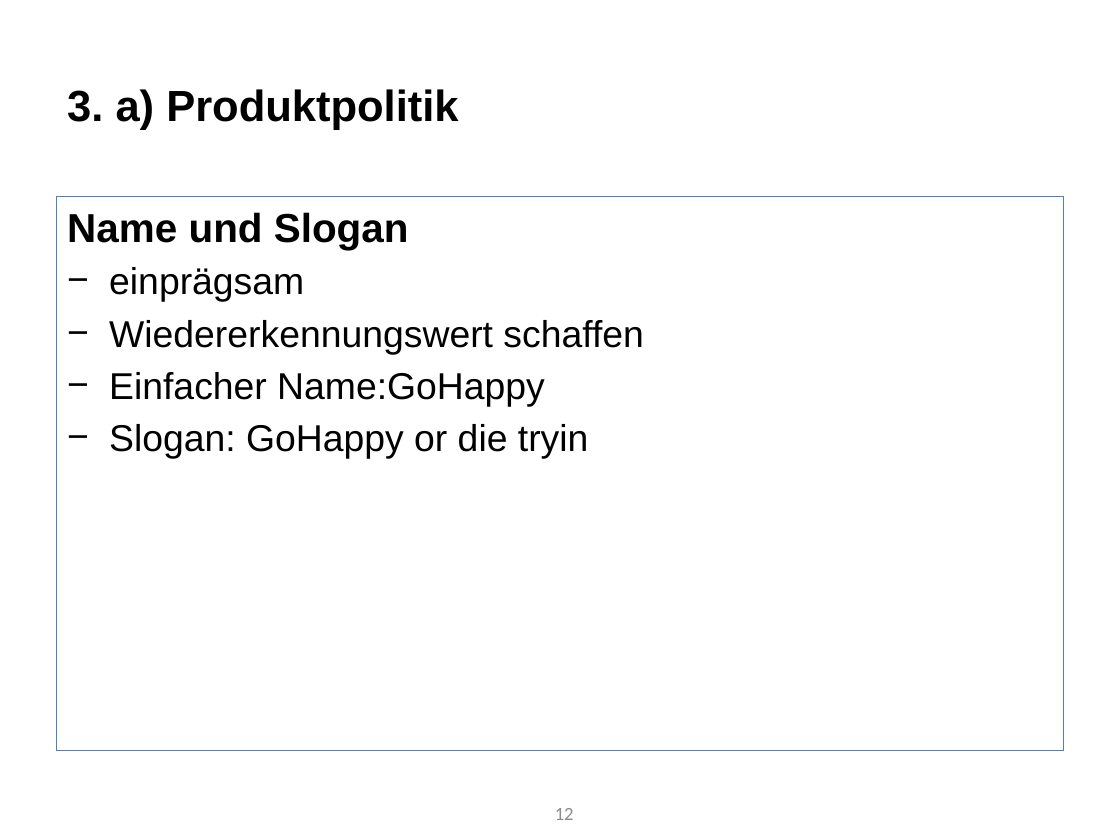
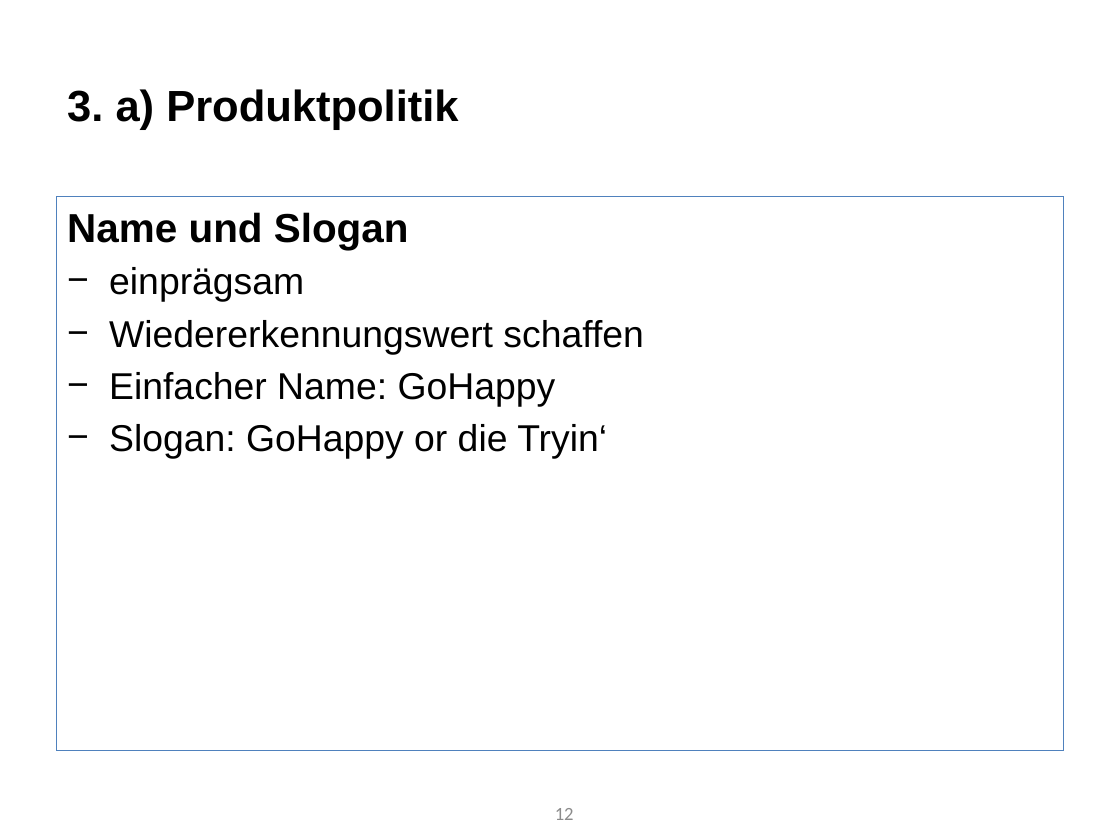
Before and after one commit to Roba1993/Happy-Hour, a slide deck: slide 12 of documents/marketing/Marketingstrategie - Klassische Medien (5.8).pptx. Drawn at 1120x840 pixels with LibreOffice and Linux fonts; fonts in the diff are those of the drawing. Boxes give left, top, right and bottom in pixels: in the first picture for what was removed or moved away, otherwise in the second. Text is boxed around its words. In the diff, an @@ line names an element or a change of style, - is before the commit and + after.

```diff
--- a/documents/marketing/Marketingstrategie - Klassische Medien (5.8).pptx
+++ b/documents/marketing/Marketingstrategie - Klassische Medien (5.8).pptx
@@ text at (109, 372, 607, 459): text changed @@
-− Einfacher Name:GoHappy
-− Slogan: GoHappy or die tryin
+− Einfacher Name: GoHappy
+− Slogan: GoHappy or die Tryin‘
```
Also in this commit, not shown: 7 other slides changed.
